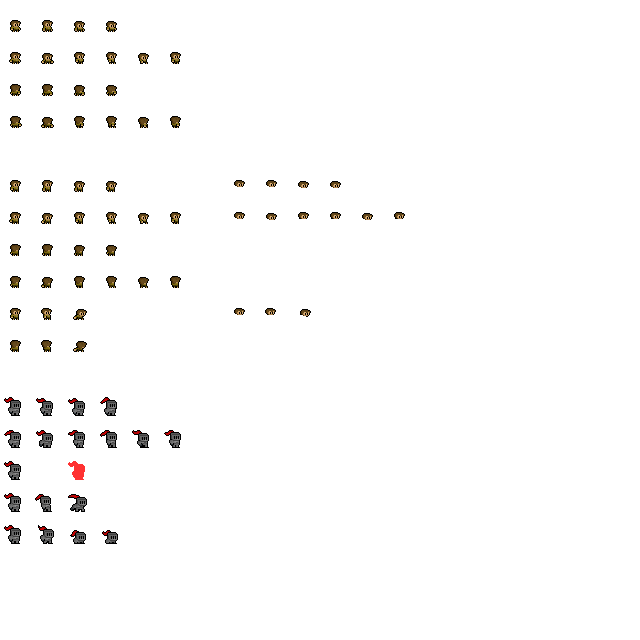
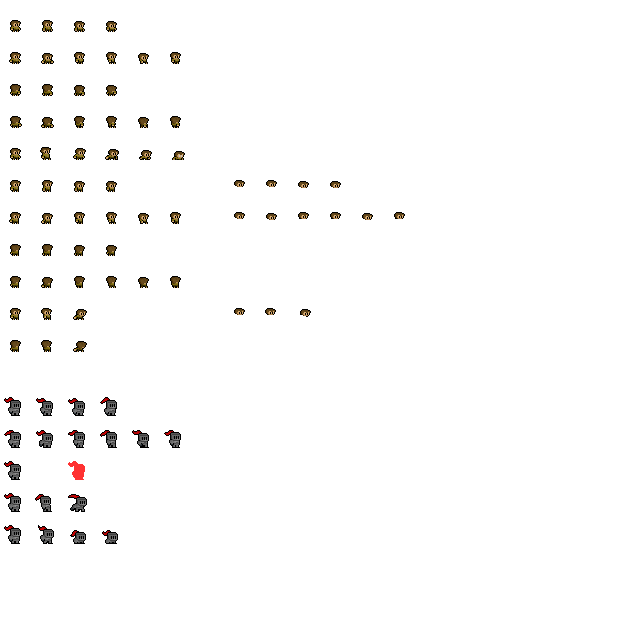
Layer changes from the first 640px x 640px image to the second:
painted on "Copy of Paint Layer 1" (15th of 78, in "Copy of walk front") over [10, 147, 185, 160]
painted on "Copy of Paint Layer 1" (23rd of 78, in "Copy of idle front" › "Copy of attack_down") over [10, 147, 119, 160]
painted on "Copy of Paint Layer 1" (24th of 78, in "Copy of idle front" › "Copy of attack_down") over [10, 147, 119, 160]
painted on "Copy of Paint Layer 1" (25th of 78, in "Copy of idle front" › "Copy of attack_down") over [10, 147, 119, 160]
painted on "Copy of Paint Layer 1" (27th of 78, in "Copy of idle front" › "Copy of attack_down") over [10, 147, 119, 160]
painted on "Copy of Paint Layer 1" (28th of 78, in "Copy of idle front" › "Copy of attack_down") over [10, 147, 119, 160]
painted on "Copy of Paint Layer 1" (29th of 78, in "Copy of idle front" › "Copy of attack_down") over [10, 147, 119, 160]
painted on "Copy of Paint Layer 1" (36th of 78, in "Copy of idle front" › "Copy of attack_down") over [10, 147, 119, 160]
painted on "Copy of Paint Layer 1" (39th of 78, in "Copy of idle front" › "Copy of attack_down") over [10, 147, 119, 160]
painted on "Copy of Paint Layer 1" (40th of 78, in "Copy of idle front" › "Copy of attack_down") over [10, 147, 119, 160]
painted on "Copy of Paint Layer 1" (41st of 78, in "Copy of idle front" › "Copy of attack_down") over [10, 147, 119, 160]
painted on "Copy of Paint Layer 1" (46th of 78, in "Copy of idle front" › "Copy of attack_down") over [10, 147, 119, 160]
painted on "Copy of Paint Layer 1" (47th of 78, in "Copy of idle front" › "attack_down") over [10, 147, 119, 160]
painted on "Copy of Paint Layer 1" (48th of 78, in "Copy of idle front" › "attack_down") over [10, 147, 119, 160]
painted on "Copy of Paint Layer 1" (51st of 78, in "Copy of walk front") over [10, 147, 185, 160]
painted on "Copy of Paint Layer 1" (68th of 78, in "walk front") over [10, 147, 185, 160]
…and 3 more changes (3 added)